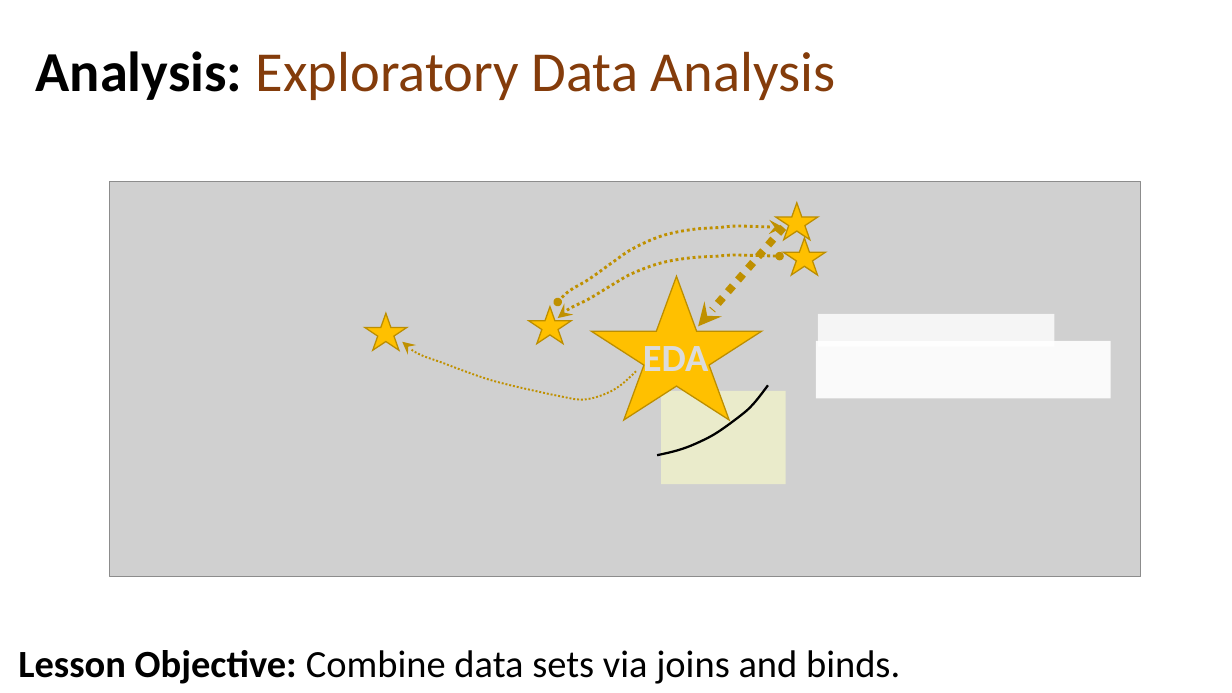
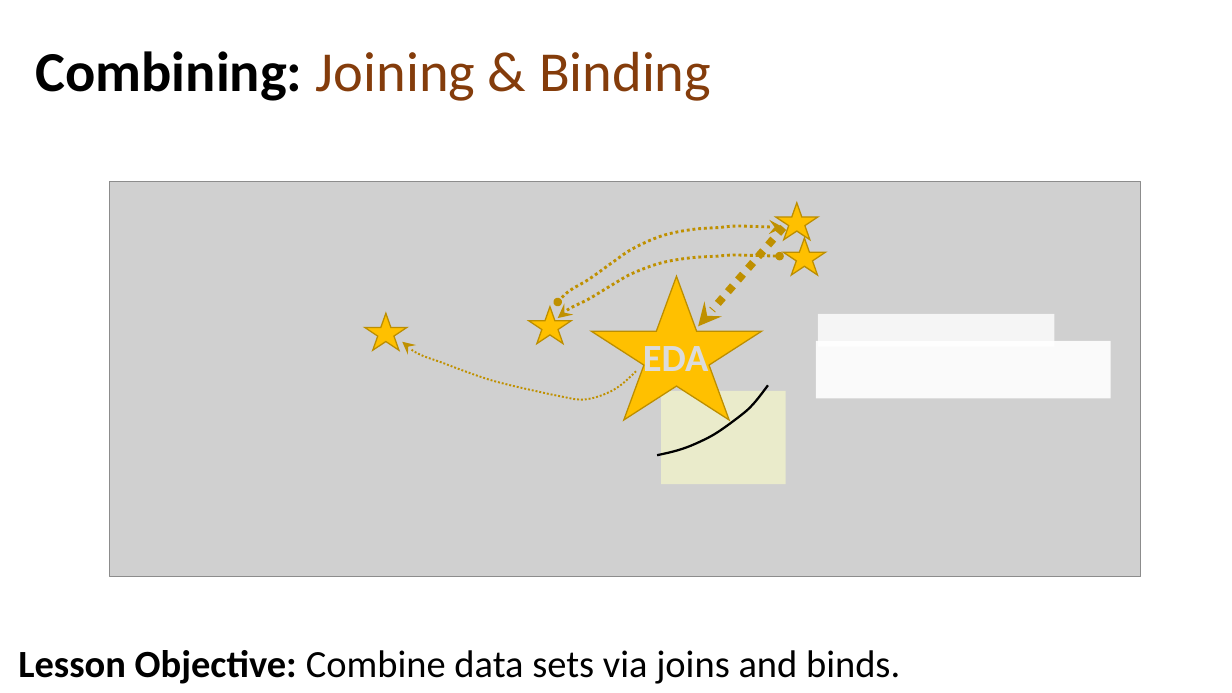
Before and after one commit to trinker/intro_to_data_science, a slide deck: slide 1 of slides/09_data_combining_joins_and_binds.pptx. Drawn at 1232x693 pixels with LibreOffice and Linux fonts; fonts in the diff are those of the drawing; grey boxes stand for pictures. Boxes give left, top, right and bottom in pixels: in the first picture for what was removed or moved away, otherwise in the second. Text is boxed around its words. In the diff, an @@ line names an element or a change of style, - is before the commit and + after.

```diff
--- a/slides/09_data_combining_joins_and_binds.pptx
+++ b/slides/09_data_combining_joins_and_binds.pptx
@@ text at box(36, 51, 711, 101): text changed @@
-Analysis: Exploratory Data Analysis
+Combining: Joining & Binding
```
Also in this commit, not shown: 5 other slides changed, 1 slide added, 26 other files.
